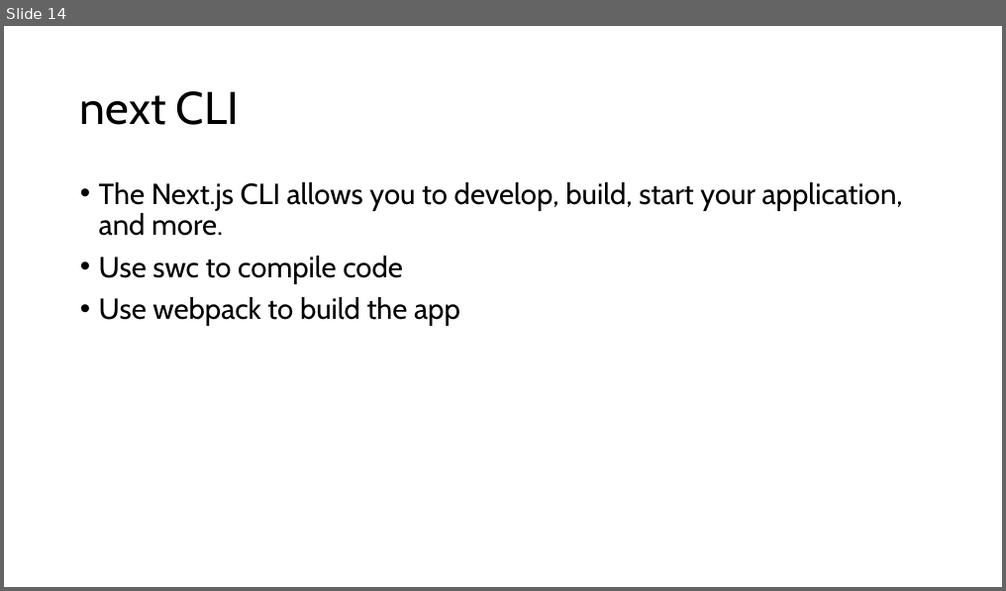
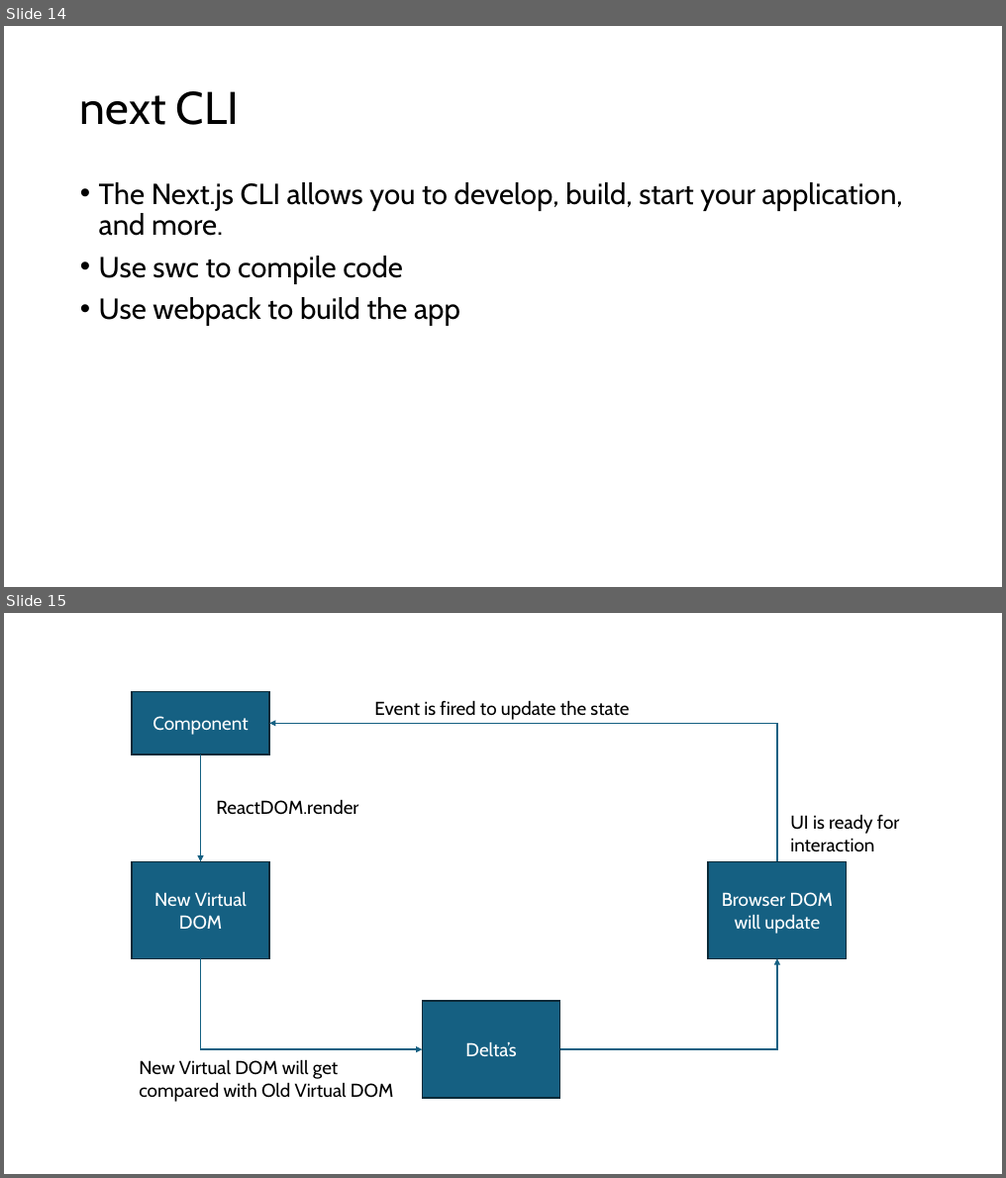
Before and after one commit to synechron-data/2025_Mar_NextJS, a slide deck: Notes/Presentation.pptx. Shown one above the other, each under a label of ours: slide 14 before the commit, slides 14 and 15 after it. The pictures are 1006x591 and 1006x1178 pixels, drawn with LibreOffice and Linux fonts; fonts in the diff are those of the drawing. Boxes give left, top, right and bottom in pixels: in the first picture for what was removed or moved away, otherwise in the second. Text is boxed around its words. In the diff, an @@ line names an element or a change of style, - is before the commit and + after.

Commit message:
PPT Updated

```diff
--- a/Notes/Presentation.pptx
+++ b/Notes/Presentation.pptx
@@ slide 15 added at (4,613,1002,1174), background #FFFFFF @@
@@ rectangle added at (132,691,269,755), fill #156082, outline #092A39 1.5 pt, 18 pt, text #FFFFFF @@
+Component
@@ text added at (374,700,629,720), 18 pt, text #000000 @@
+Event is fired to update the state
@@ elbow arrow added from (777, 862) to (269, 723), #156082 1.5 pt @@
@@ arrow added from (201, 755) to (201, 862), #156082 1.5 pt @@
@@ text added at (216,799,358,815), 18 pt, text #000000 @@
+ReactDOM.render
@@ text added at (790,815,900,853), 18 pt, text #000000 @@
+UI is ready for interaction
@@ rectangle added at (132,862,269,959), fill #156082, outline #092A39 1.5 pt, 18 pt, text #FFFFFF @@
+New Virtual DOM
@@ rectangle added at (709,862,846,959), fill #156082, outline #092A39 1.5 pt, 18 pt, text #FFFFFF @@
+Browser DOM will update
@@ elbow arrow added from (201, 959) to (423, 1051), #156082 1.5 pt @@
@@ elbow arrow added from (560, 1051) to (777, 959), #156082 1.5 pt @@
@@ rectangle added at (423,1001,560,1098), fill #156082, outline #092A39 1.5 pt, 18 pt, text #FFFFFF @@
+Delta’s
@@ text added at (139,1059,394,1102), 18 pt, text #000000 @@
+New Virtual DOM will get
+compared with Old Virtual DOM
```
